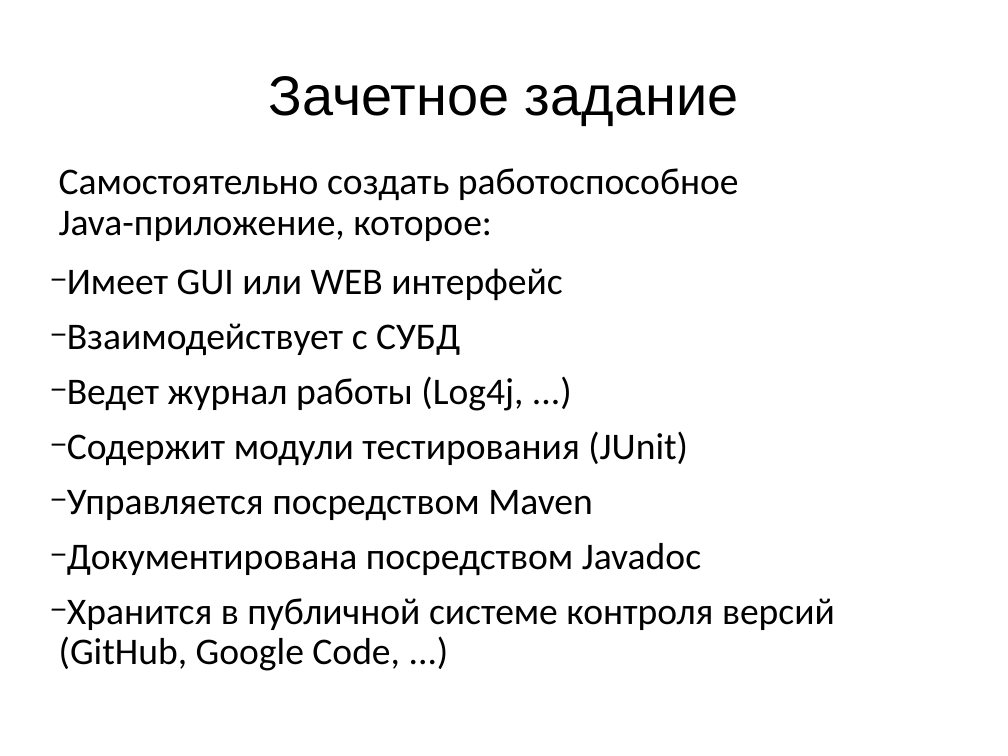
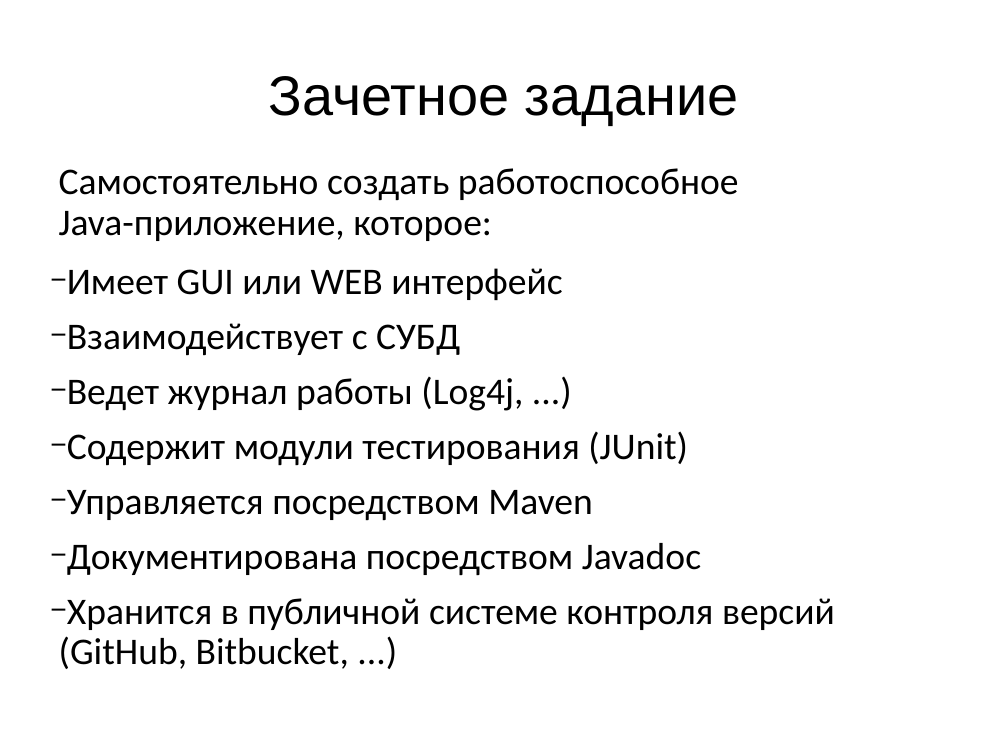
Before and after one commit to kikht/java-examples, a slide deck: slide 4 of slides/01-intro.odp (slide 5 before the commit). Drawn at 1008x756 pixels with LibreOffice and Linux fonts; fonts in the diff are those of the drawing. Boxes give left, top, right and bottom in pixels: in the first picture for what was removed or moved away, otherwise in the second. Text is boxed around its words. In the diff, an @@ line names an element or a change of style, - is before the commit and + after.

```diff
--- a/slides/01-intro.odp
+++ b/slides/01-intro.odp
@@ text at bbox=[59, 598, 835, 669]: text changed @@
-  − Хранится в публичной системе контроля версий (GitHub, Google Code, ...)
+  − Хранится в публичной системе контроля версий (GitHub, Bitbucket, ...)
```
Also in this commit, not shown: 14 other slides changed, 1 slide added, 3 slides removed, 3 other files.
